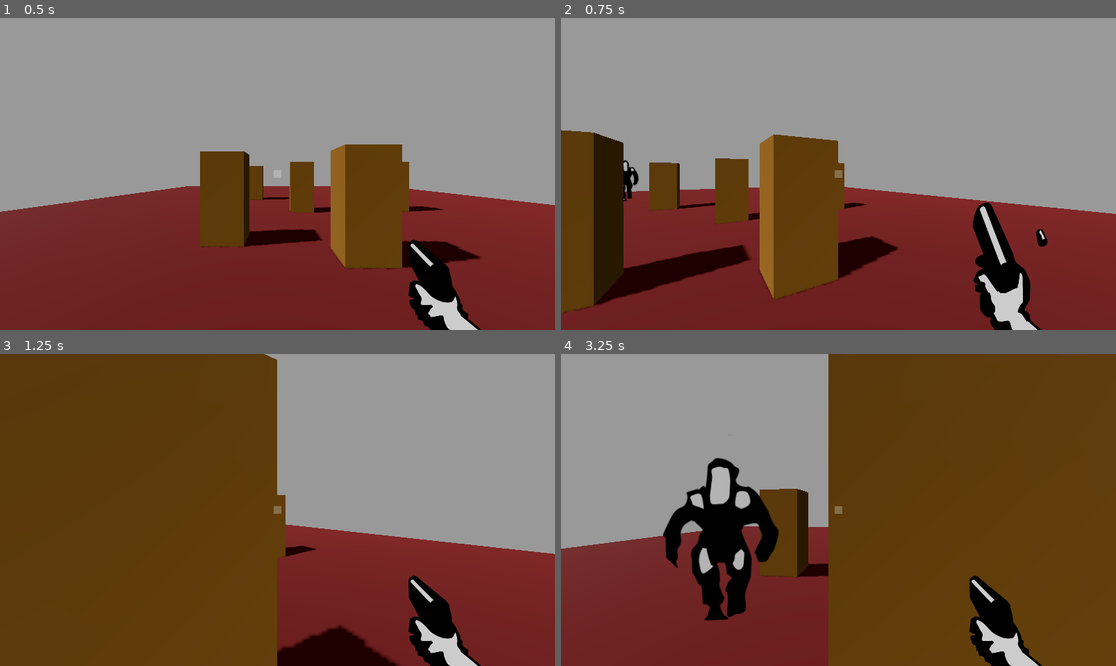
Above: before the commit, frames 1-4 (two rows, left to right).
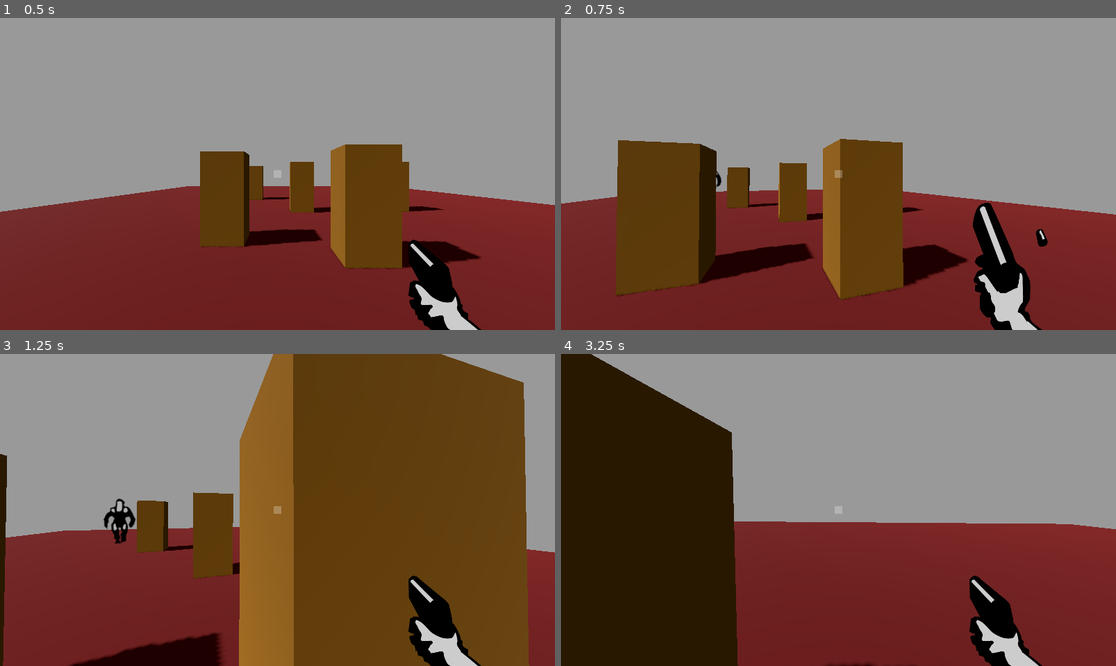
Above: after the commit, the same moments.

Repository: 2gaudy/Boomer-Shooter
Game: Godot game, scene res://world.tscn
Same seed, same stepped clock (60 frames per second), same inputs: the game is played once before the commit and once after it.
Inputs (mouse positions are in pixels of both pictures, inside the frame that each line leads up to):
- Up to frame 1 (0.5 s): no input
- Up to frame 2 (0.75 s): tap Enter at 0.5 s; move the mouse to (866, 174) at 0.52 s; hold W (move_forwards) from 0.53 s (still down); click (866, 174) at 0.6 s
- Up to frame 3 (1.25 s): keep holding W (move_forwards)
- Up to frame 4 (3.25 s): keep holding W (move_forwards); move the mouse to (810, 510) at 1.27 s; click (810, 510) at 1.35 s; move the mouse to (849, 503) at 2.02 s; click (849, 503) at 2.1 s; move the mouse to (832, 516) at 2.77 s; click (832, 516) at 2.85 s

Frame 1 is identical in both runs. In frame 2, 27% of the frame differs, in the area x 0-100%, y 35-95%; in frame 3, 89%, in the area x 0-100%, y 0-100%; in frame 4, 82%.

Commit message:
added additional camera movement and directional movement based on player head node

Diff:
--- a/player.gd
+++ b/player.gd
@@ -3,11 +3,13 @@
 
 
 @onready var animated_sprite_2d = $CanvasLayer/GunBase/AnimatedSprite2D
-@onready var ray_cast_3d = $RayCast3D
+@onready var ray_cast_3d = $Head/RayCast3D
 @onready var shoot_sound = $ShootSound
+@onready var camera_3d = $Head/Camera3D
+@onready var head = $Head
 
 const SPEED = 5.0
-const mouse_sens = 0.5
+const mouse_sens = 0.005
 
 var can_shoot = true
 var dead = false
@@ -21,7 +23,9 @@
 	if dead:
 		return
 	if event is InputEventMouseMotion:
-		rotation_degrees.y -= event.relative.x * mouse_sens
+		head.rotate_y(-event.relative.x * mouse_sens)
+		camera_3d.rotate_x(-event.relative.y * mouse_sens)
+		camera_3d.rotation.x = clamp(camera_3d.rotation.x, deg_to_rad(-40), deg_to_rad(60))
 
 
 func _process(delta):
@@ -37,7 +41,7 @@
 func _physics_process(delta):
 
 	var input_dir = Input.get_vector("move_left", "move_right", "move_forwards", "move_backwards")
-	var direction = (transform.basis * Vector3(input_dir.x, 0, input_dir.y)).normalized()
+	var direction = (head.transform.basis * Vector3(input_dir.x, 0, input_dir.y)).normalized()
 	if direction:
 		velocity.x = direction.x * SPEED
 		velocity.z = direction.z * SPEED
--- a/player.tscn
+++ b/player.tscn
@@ -63,12 +63,14 @@
 transform = Transform3D(1, 0, 0, 0, 1, 0, 0, 0, 1, 0, 1.0031, 0)
 shape = SubResource("CapsuleShape3D_uc5ad")
 
-[node name="RayCast3D" type="RayCast3D" parent="."]
+[node name="Head" type="Node3D" parent="."]
+
+[node name="RayCast3D" type="RayCast3D" parent="Head"]
 transform = Transform3D(1, 0, 0, 0, 1, 0, 0, 0, 1, 2.08165e-12, 1.5, 2.08165e-12)
 target_position = Vector3(2.08165e-12, 2.08165e-12, -1000)
 collision_mask = 3
 
-[node name="Camera3D" type="Camera3D" parent="."]
+[node name="Camera3D" type="Camera3D" parent="Head"]
 transform = Transform3D(1, 0, 0, 0, 1, 0, 0, 0, 1, 2.08165e-12, 1.5, 2.08165e-12)
 
 [node name="CanvasLayer" type="CanvasLayer" parent="."]
